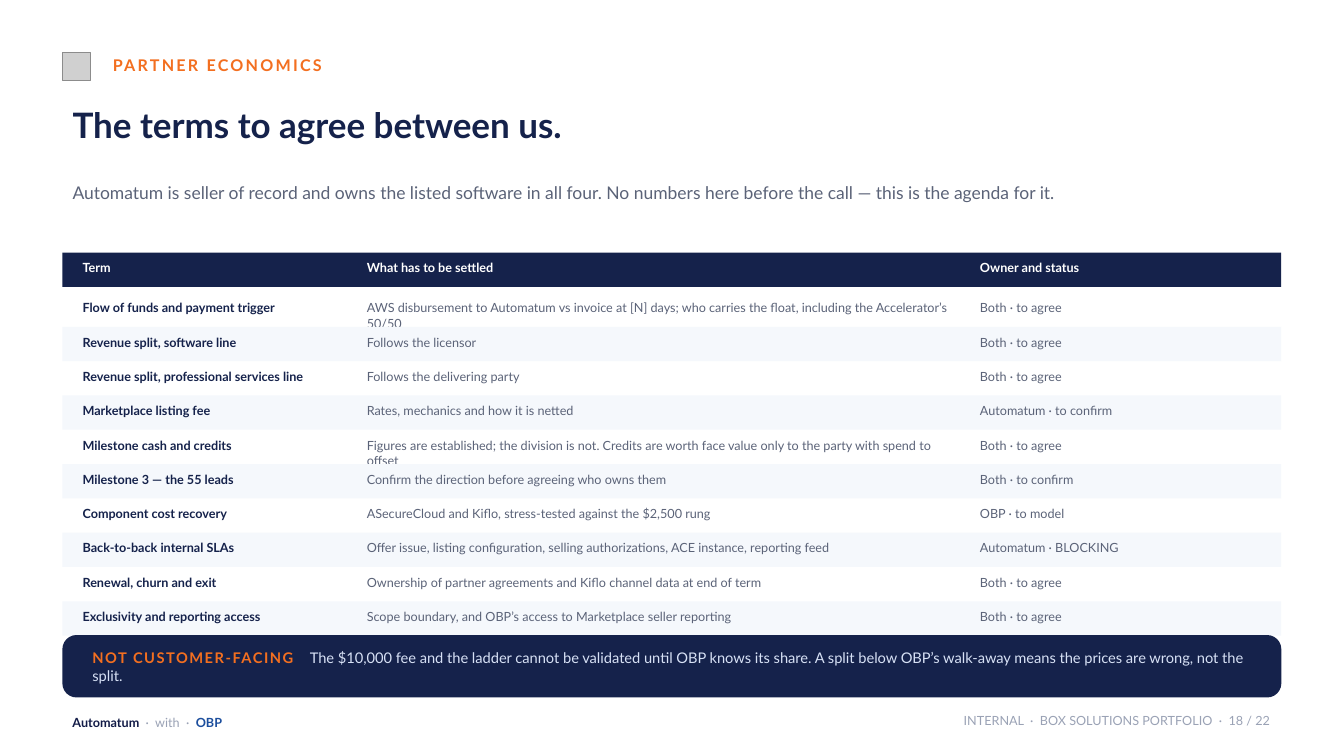
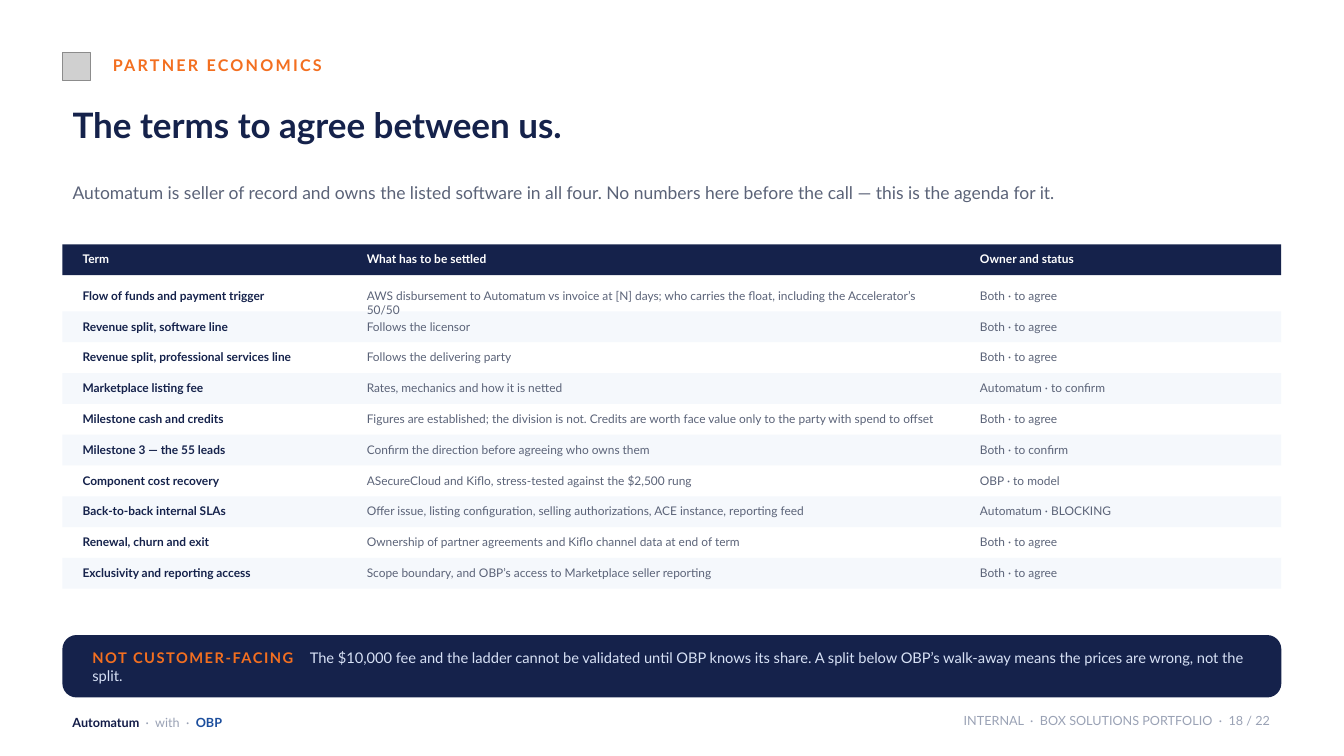
Before and after one commit to KianteEvans/barberbook, a slide deck: slide 18 of docs/deck/BOX_Solutions_Revised.pptx. Drawn at 1344x756 pixels with LibreOffice and Linux fonts; fonts in the diff are those of the drawing; grey boxes stand for pictures; background and template pictures are left out. Boxes give left, top, right and bottom in pixels: in the first picture for what was removed or moved away, otherwise in the second. Text is boxed around its words. In the diff, an @@ line names an element or a change of style, - is before the commit and + after.

```diff
--- a/docs/deck/BOX_Solutions_Revised.pptx
+++ b/docs/deck/BOX_Solutions_Revised.pptx
@@ 6 texts, 1 rectangle: place and size @@
-6 texts, 1 rectangle at (63,253,1281,327)
+6 texts, 1 rectangle at (63,244,1281,315)
@@ rectangle: place and size @@
-rectangle at (63,602,1281,636)
+rectangle at (63,312,1281,343)
@@ text "Revenue split, software line": place and size @@
-text "Revenue split, software line" at (83,337,236,349)
+text "Revenue split, software line" at (83,322,228,333)
@@ text "Follows the licensor": place and size @@
-text "Follows the licensor" at (367,338,476,347)
+text "Follows the licensor" at (367,322,470,331)
@@ size 9 to 8.5 pt in 33 elements at (83,254,109,263), (367,254,486,263), (980,254,1074,263), (367,568,711,579), (980,568,1057,579), (83,568,250,579), (367,291,915,315), (980,291,1057,302), (980,352,1057,363), (83,291,264,302), (367,322,470,331), (83,322,228,333), (367,352,511,363), (83,352,291,363), (367,383,562,394), (980,383,1105,392), (83,383,203,394), (367,414,933,425), (980,414,1057,425), (83,414,224,423), (367,445,650,456), (980,445,1068,454), (83,445,225,454), (367,475,692,487), (980,476,1059,485), (83,476,219,487), (367,506,804,517), (980,506,1111,515), (83,506,226,515), (367,537,740,548), (980,537,1057,548), (83,537,209,548), (980,322,1057,333) @@
@@ text "Both · to agree": place and size @@
-text "Both · to agree" at (980,372,1061,384)
+text "Both · to agree" at (980,322,1057,333)
@@ text "Revenue split, professional services line": place and size @@
-text "Revenue split, professional services line" at (83,371,303,383)
+text "Revenue split, professional services line" at (83,352,291,363)
@@ text "Follows the delivering party": place and size @@
-text "Follows the delivering party" at (367,371,520,384)
+text "Follows the delivering party" at (367,352,511,363)
@@ text "Both · to agree": place and size @@
-text "Both · to agree" at (980,338,1061,350)
+text "Both · to agree" at (980,352,1057,363)
@@ rectangle: place and size @@
-rectangle at (63,395,1281,430)
+rectangle at (63,373,1281,404)
@@ text "Marketplace listing fee": place and size @@
-text "Marketplace listing fee" at (83,405,210,418)
+text "Marketplace listing fee" at (83,383,203,394)
@@ text "Rates, mechanics and how it ...": place and size @@
-text "Rates, mechanics and how it ..." at (367,405,574,417)
+text "Rates, mechanics and how it ..." at (367,383,562,394)
@@ text "Automatum · to confirm": place and size @@
-text "Automatum · to confirm" at (980,406,1112,415)
+text "Automatum · to confirm" at (980,383,1105,392)
@@ 3 texts: place and size @@
-3 texts at (83,440,1061,464)
+3 texts at (83,414,1057,425)
@@ 3 texts, 1 rectangle: place and size @@
-3 texts, 1 rectangle at (63,464,1281,498)
+3 texts, 1 rectangle at (63,435,1281,466)
@@ 3 texts: place and size @@
-3 texts at (83,508,1064,521)
+3 texts at (83,475,1059,487)
@@ rectangle: place and size @@
-rectangle at (63,327,1281,361)
+rectangle at (63,496,1281,527)
@@ text "Back-to-back internal SLAs": place and size @@
-text "Back-to-back internal SLAs" at (83,542,235,552)
+text "Back-to-back internal SLAs" at (83,506,226,515)
@@ text "Offer issue, listing configuration, selling ...": place and size @@
-text "Offer issue, listing configuration, selling ..." at (367,542,830,555)
+text "Offer issue, listing configuration, selling ..." at (367,506,804,517)
@@ text "Automatum · BLOCKING": place and size @@
-text "Automatum · BLOCKING" at (980,543,1118,552)
+text "Automatum · BLOCKING" at (980,506,1111,515)
@@ 3 texts: place and size @@
-3 texts at (83,577,1061,590)
+3 texts at (83,537,1057,548)
@@ rectangle: place and size @@
-rectangle at (63,532,1281,567)
+rectangle at (63,558,1281,589)
@@ 3 texts: place and size @@
-3 texts at (83,611,1061,624)
+3 texts at (83,568,1057,579)
```
Also in this commit, not shown: 19 other slides changed, 1 other file.
